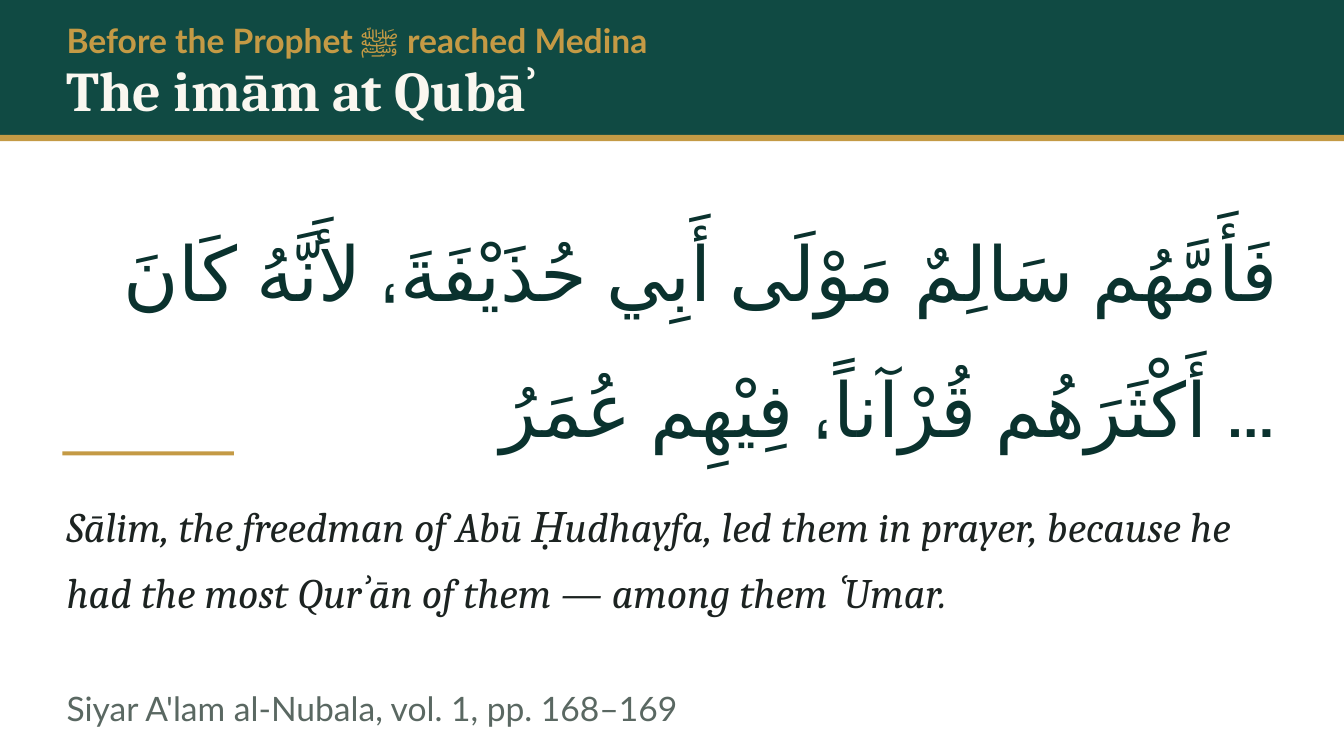
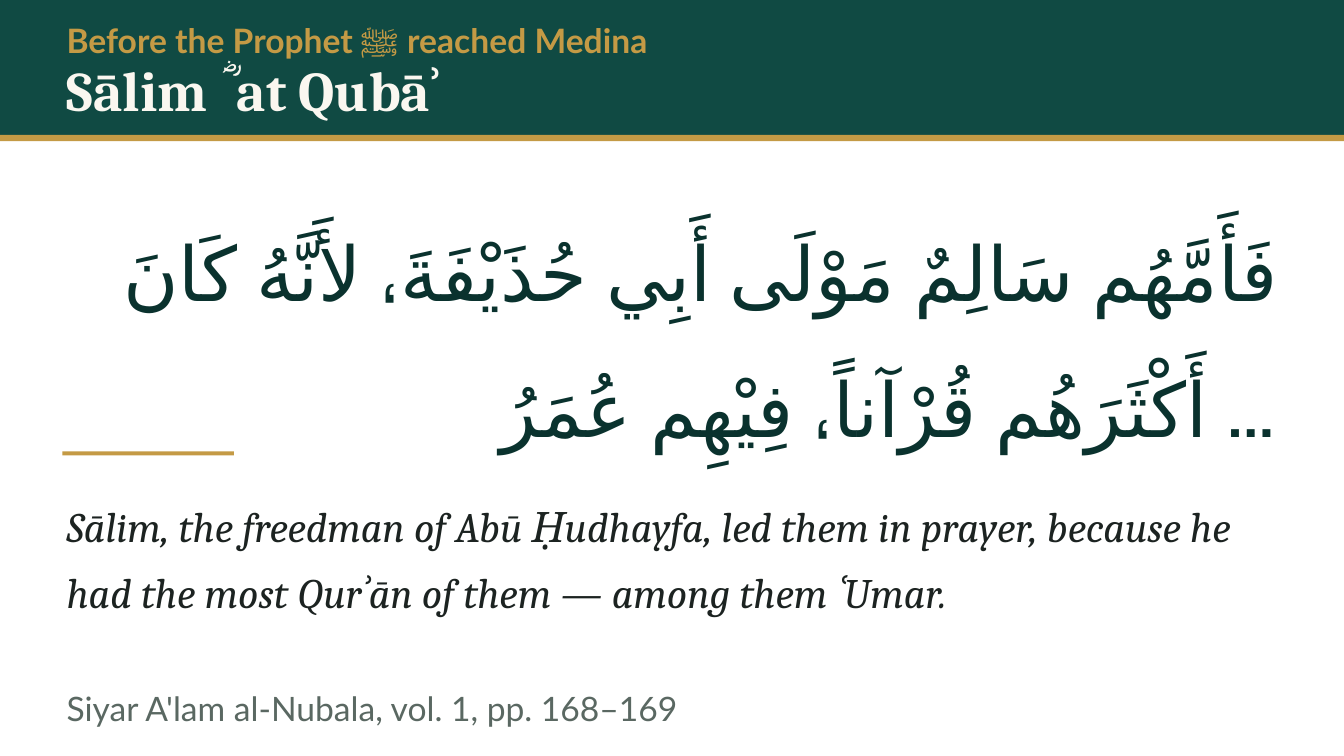
Before and after one commit to daniyalyasin93/2026SeptemberIslamicHistoryClass, a slide deck: slide 31 of S05_yamama_dead_oman_mahra/S05.pptx. Drawn at 1344x756 pixels with LibreOffice and Linux fonts; fonts in the diff are those of the drawing. Boxes give left, top, right and bottom in pixels: in the first picture for what was removed or moved away, otherwise in the second. Text is boxed around its words. In the diff, an @@ line names an element or a change of style, - is before the commit and + after.

```diff
--- a/S05_yamama_dead_oman_mahra/S05.pptx
+++ b/S05_yamama_dead_oman_mahra/S05.pptx
@@ text at (67,64,441,121): text changed @@
-The imām at Qubāʾ
+Sālim ؓ at Qubāʾ
```
Also in this commit, not shown: 22 other slides changed, 6 other files.
